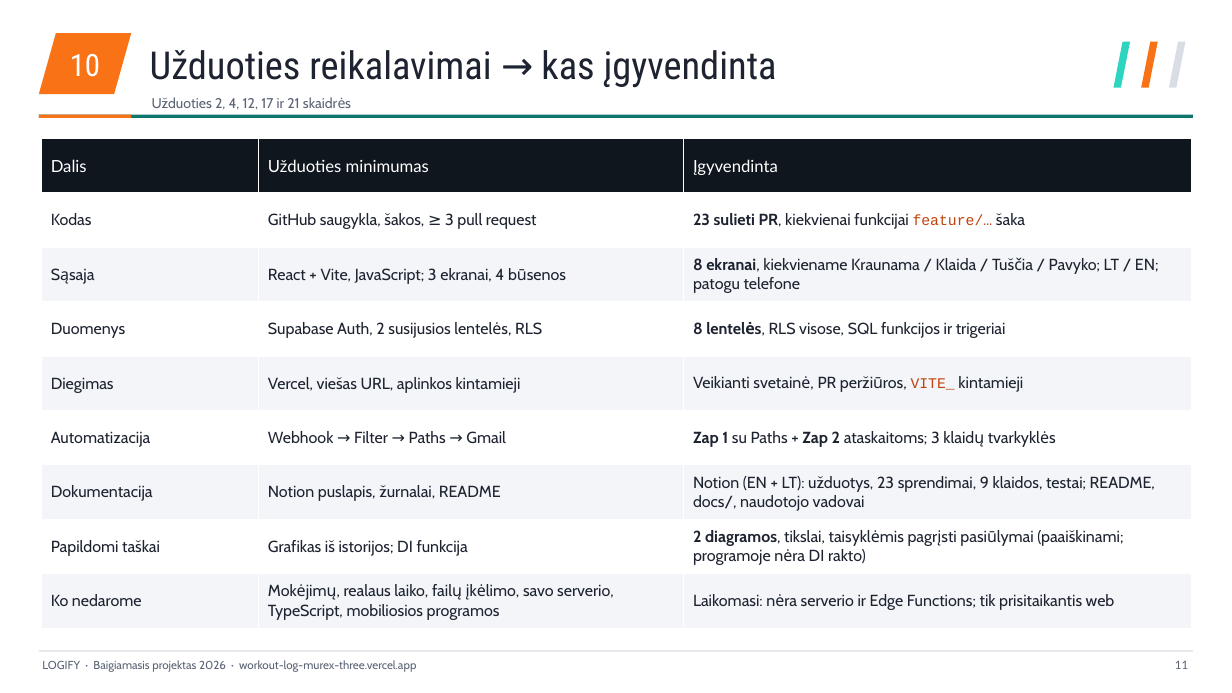
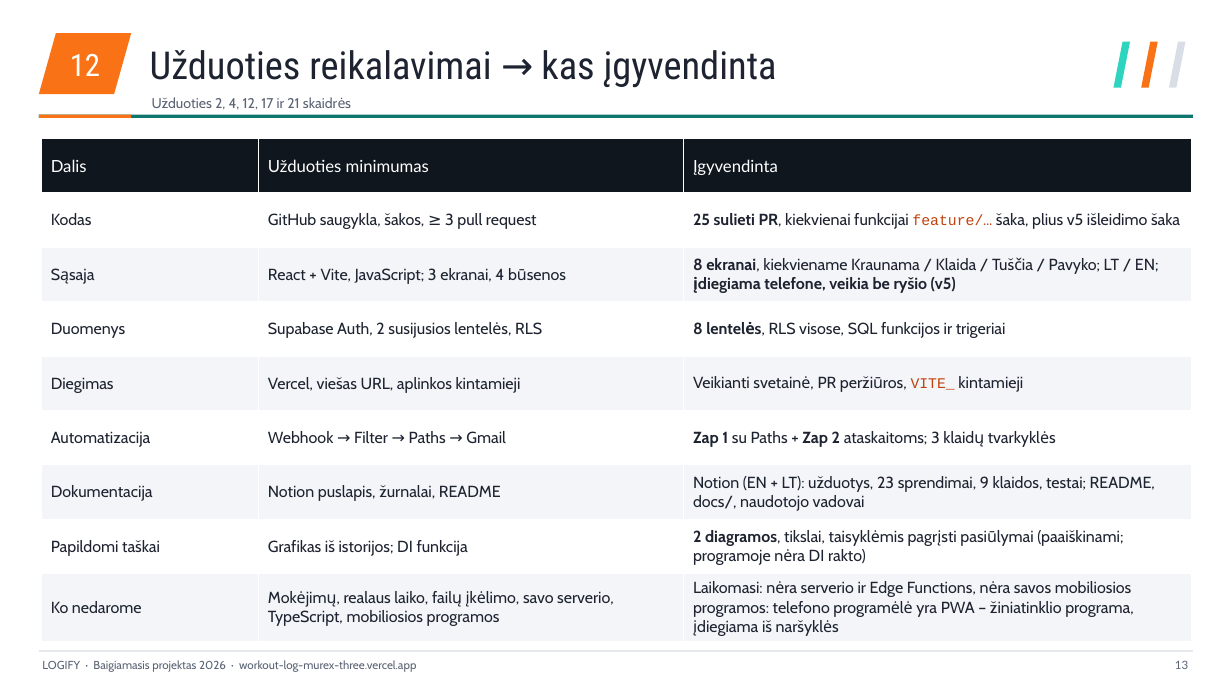
Before and after one commit to mse1987319-png/workout-log, a slide deck: slide 13 of _task/results/Logify_LT.pptx (slide 11 before the commit). Drawn at 1232x693 pixels with LibreOffice and Linux fonts; fonts in the diff are those of the drawing. Boxes give left, top, right and bottom in pixels: in the first picture for what was removed or moved away, otherwise in the second. Text is boxed around its words. In the diff, an @@ line names an element or a change of style, - is before the commit and + after.

```diff
--- a/_task/results/Logify_LT.pptx
+++ b/_task/results/Logify_LT.pptx
@@ text at <box>70,53,100,76</box>: text changed @@
-10
+12
@@ table at <box>42,139,1192,636</box> @@
-row 2, column 3: 23 sulieti PR, kiekvienai funkcijai feature/… šaka
+row 2, column 3: 25 sulieti PR, kiekvienai funkcijai feature/… šaka, plius v5 išleidimo šaka
-row 3, column 3: 8 ekranai, kiekviename Kraunama / Klaida / Tuščia / Pavyko; LT / EN; patogu telefone
+row 3, column 3: 8 ekranai, kiekviename Kraunama / Klaida / Tuščia / Pavyko; LT / EN; įdiegiama telefone, veikia be ryšio (v5)
-row 9, column 3: Laikomasi: nėra serverio ir Edge Functions; tik prisitaikantis web
+row 9, column 3: Laikomasi: nėra serverio ir Edge Functions, nėra savos mobiliosios programos: telefono programėlė yra PWA – žiniatinklio programa, įdiegiama iš naršyklės
@@ text at <box>1175,660,1188,669</box>: text changed @@
-11
+13
```
Also in this commit, not shown: 34 other slides changed, 8 slides added, 2 other files.
